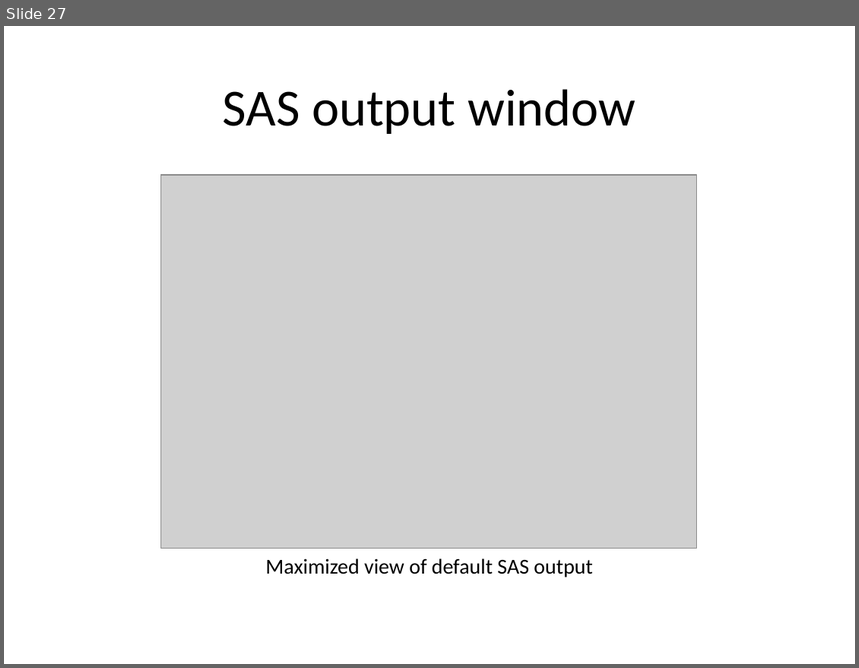
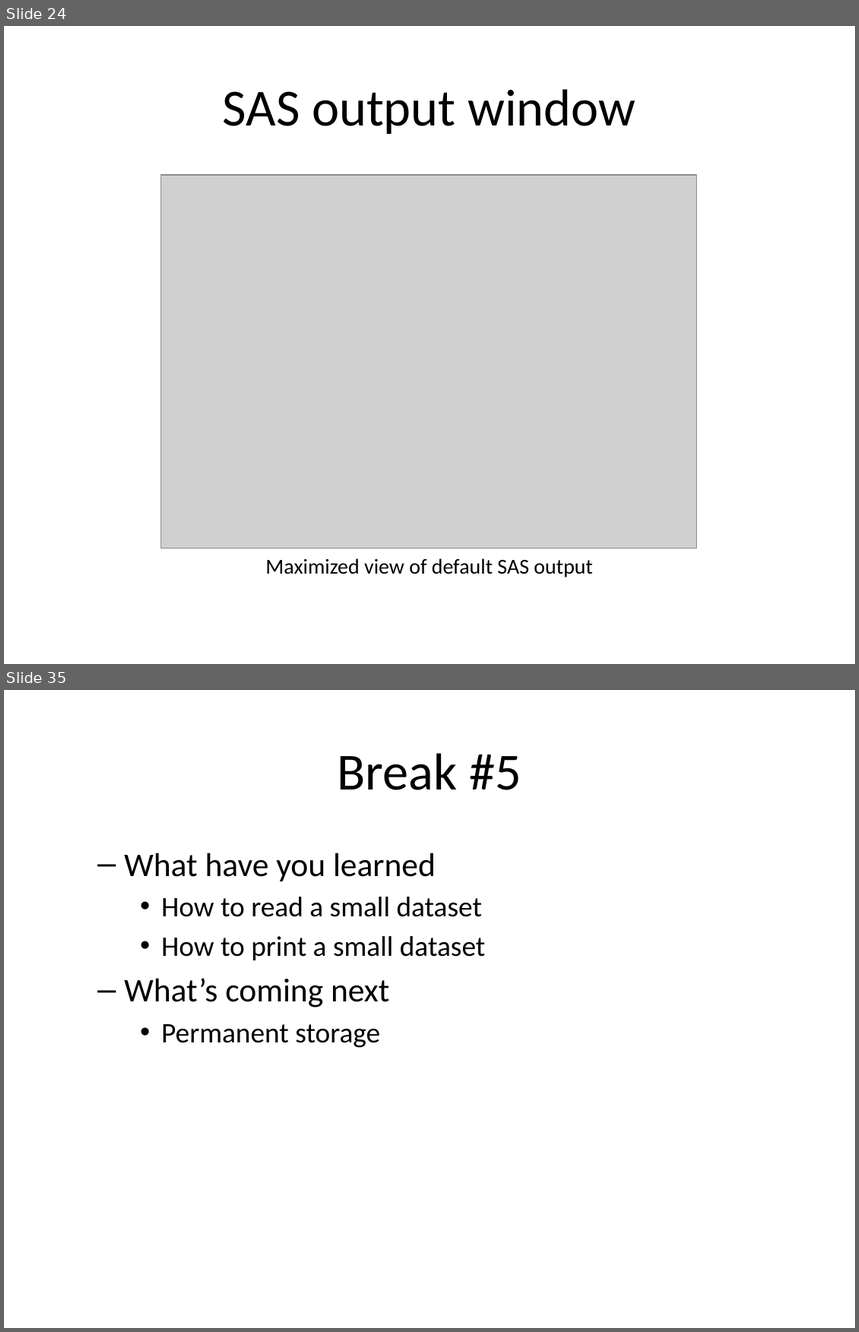
Before and after one commit to pmean/introduction-to-SAS, a slide deck: results/m01-course-introduction.pptx. Shown one above the other, each under a label of ours: slide 27 before the commit, slides 24 and 35 after it; the slides between them are not shown. The pictures are 859x668 and 859x1332 pixels, drawn with LibreOffice and Linux fonts; fonts in the diff are those of the drawing; grey boxes stand for pictures. Boxes give left, top, right and bottom in pixels: in the first picture for what was removed or moved away, otherwise in the second. Text is boxed around its words. In the diff, an @@ line names an element or a change of style, - is before the commit and + after.

```diff
--- a/results/m01-course-introduction.pptx
+++ b/results/m01-course-introduction.pptx
@@ slide 35 added at [4,690,855,1328], background #FFFFFF @@
@@ title added at [338,753,522,790], 44 pt, text #000000 @@
+Break #5
@@ text added at [124,853,486,1048], 24 pt, text #000000 @@
+  – What have you learned
+    • How to read a small dataset
+    • How to print a small dataset
+  – What’s coming next
+    • Permanent storage
@@ what was slide 27 is now slide 24 @@
```
Also in this commit, not shown: 11 slides changed, 25 other slides added, 18 slides removed, 9 other files.
